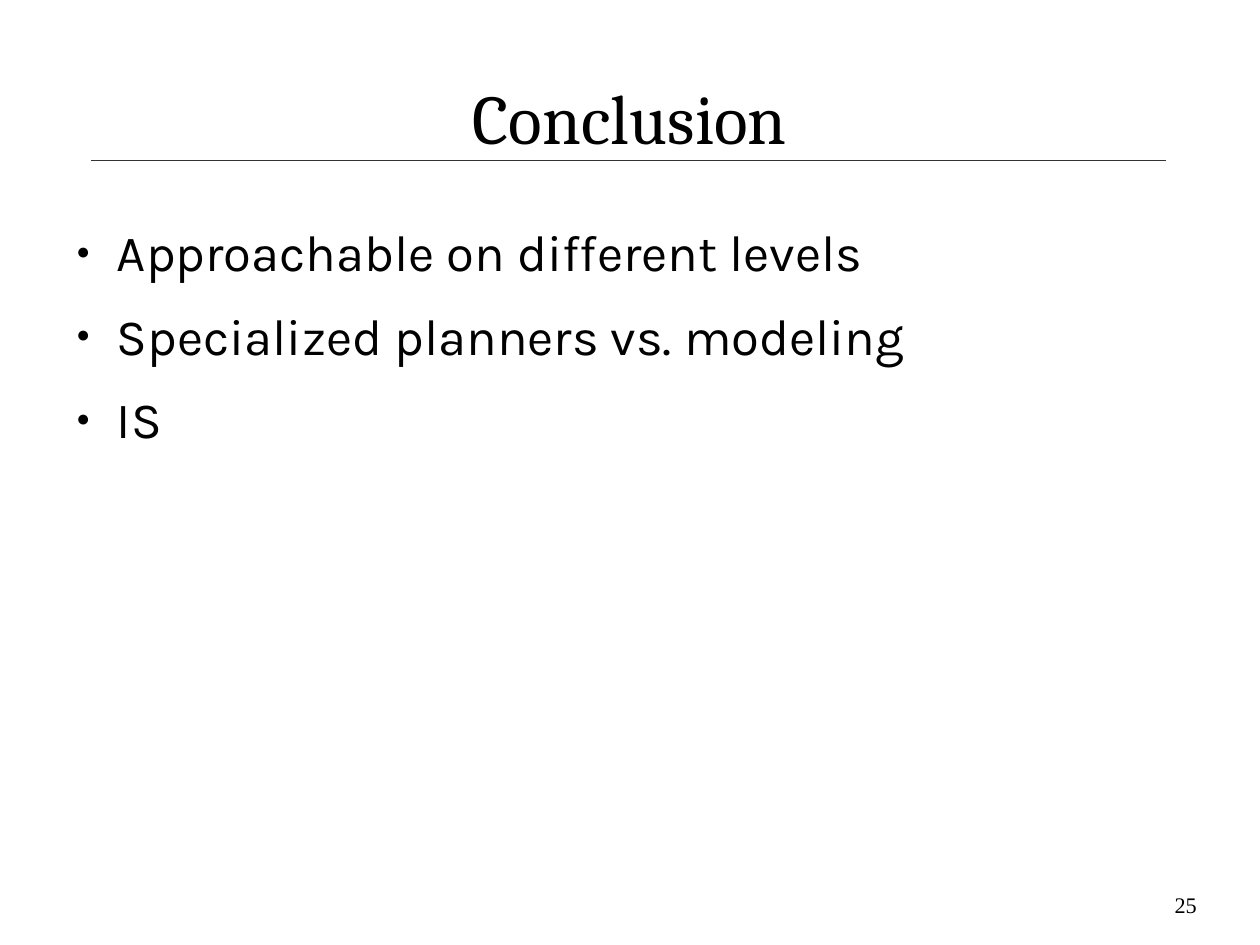
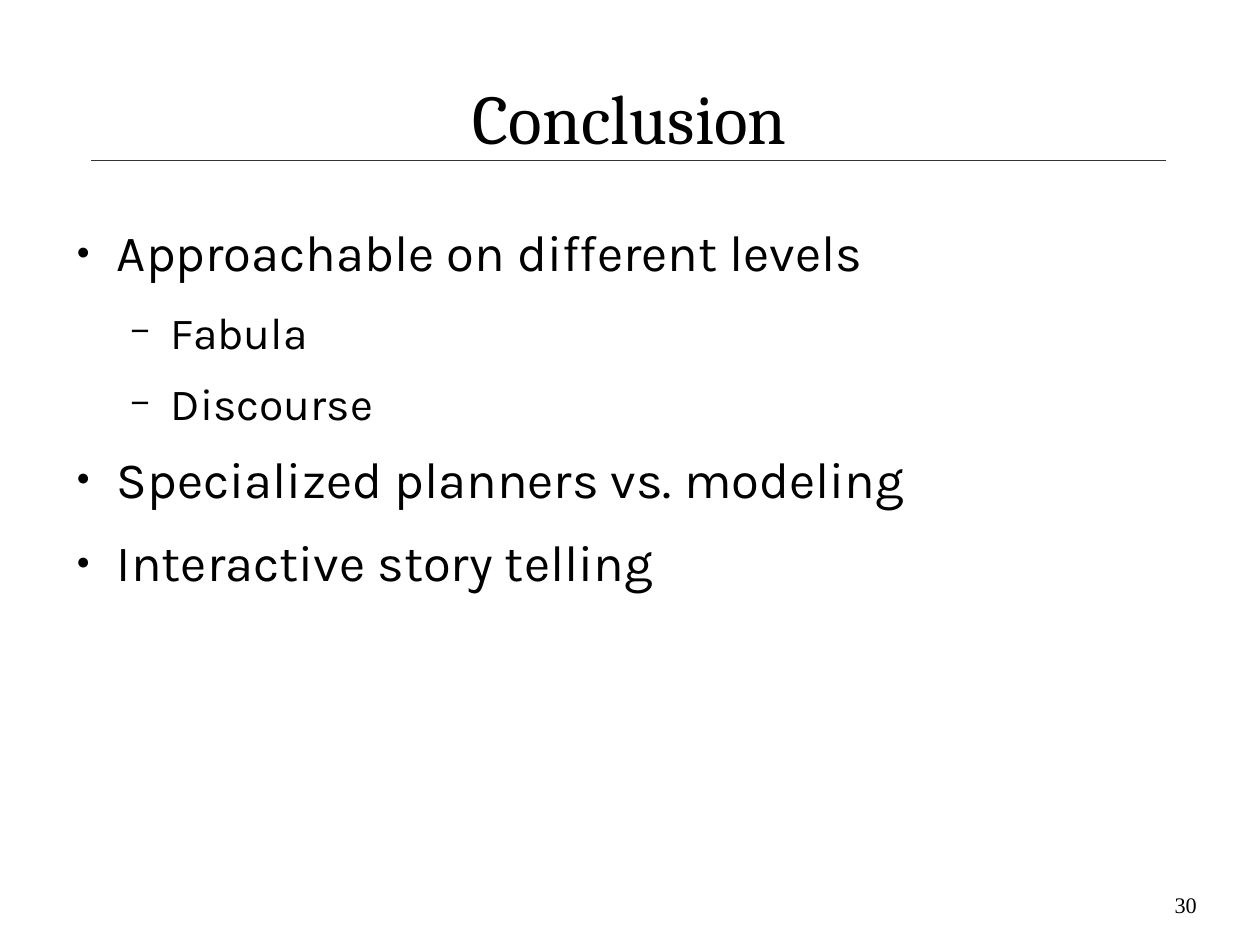
Before and after one commit to IllDepence/ai_seminar, a slide deck: slide 30 of praes/praes.odp (slide 25 before the commit). Drawn at 1260x945 pixels with LibreOffice and Linux fonts; fonts in the diff are those of the drawing. Boxes give left, top, right and bottom in pixels: in the first picture for what was removed or moved away, otherwise in the second. Text is boxed around its words. In the diff, an @@ line names an element or a change of style, - is before the commit and + after.

```diff
--- a/praes/praes.odp
+++ b/praes/praes.odp
@@ text at (171,318,373,421): paragraphs added @@
+  − Fabula
+  − Discourse
@@ text at (117,546,653,593): text changed @@
-● IS
+● Interactive story telling
@@ page number at (1175,898,1197,914): text changed @@
-25
+30
```
Also in this commit, not shown: 8 other slides changed, 5 slides added, 2 other files.
